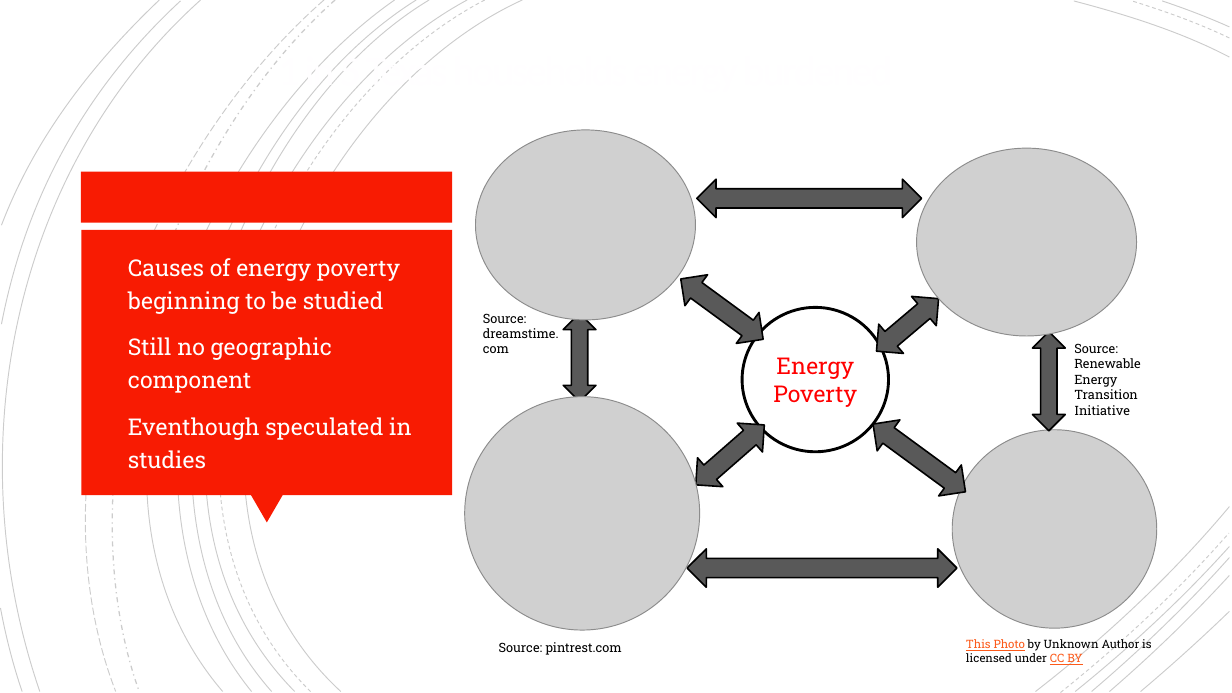
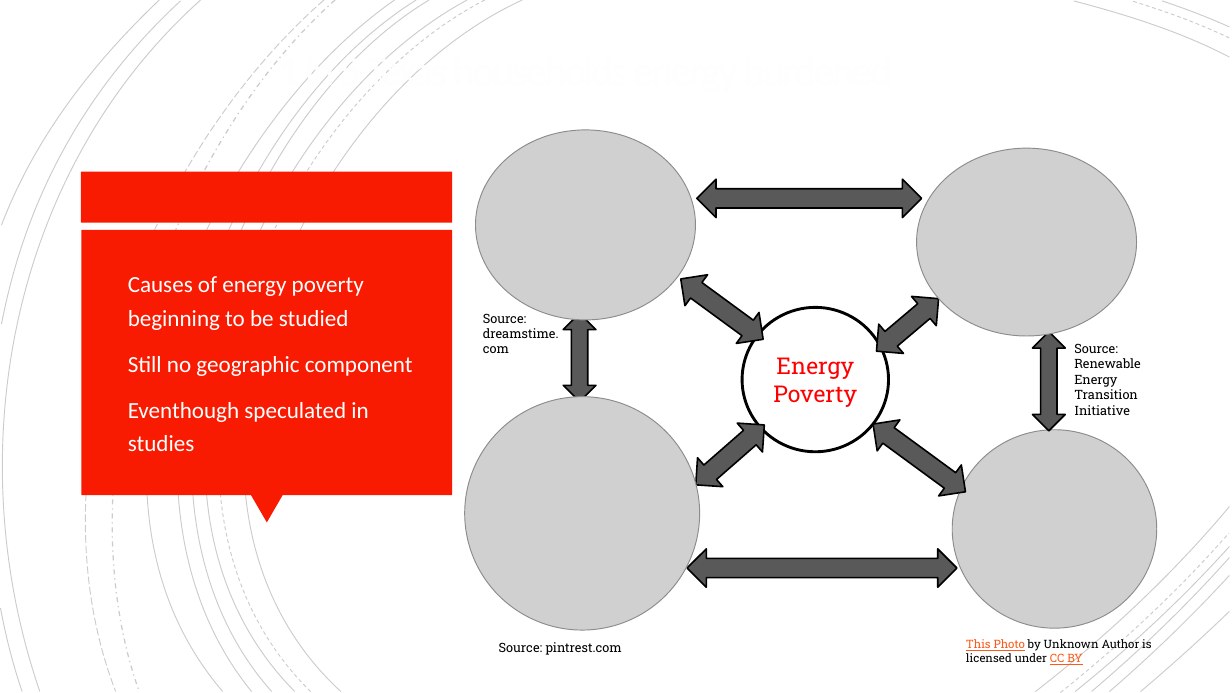
Before and after one commit to cnagbim/Data-Management-Final-Project-Agbim, a slide deck: slide 4 of writing_literature_present/final_presentation.pptx. Drawn at 1232x693 pixels with LibreOffice and Linux fonts; fonts in the diff are those of the drawing; grey boxes stand for pictures. Boxes give left, top, right and bottom in pixels: in the first picture for what was removed or moved away, otherwise in the second. Text is boxed around its words. In the diff, an @@ line names an element or a change of style, - is before the commit and + after.

```diff
--- a/writing_literature_present/final_presentation.pptx
+++ b/writing_literature_present/final_presentation.pptx
@@ text "Causes of energy poverty beginning ..." at (x1=128, y1=276, x2=413, y2=451): font Roboto Slab to Calibri @@
```
Also in this commit, not shown: 4 other slides changed, 1 slide added, 1 slide removed, 7 other files.
